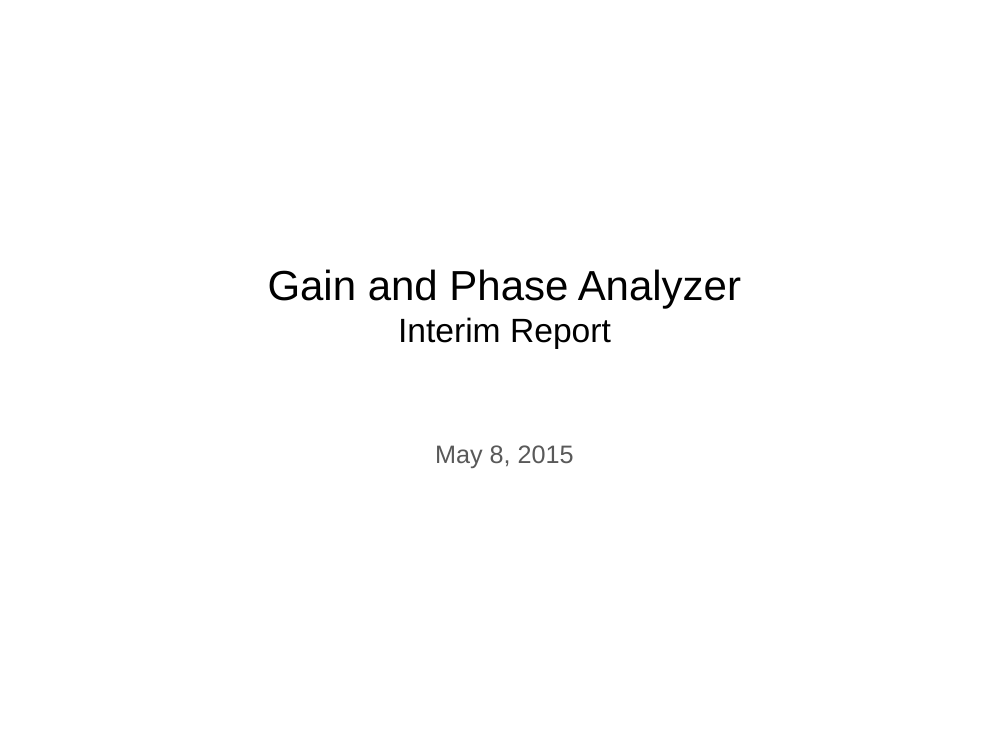
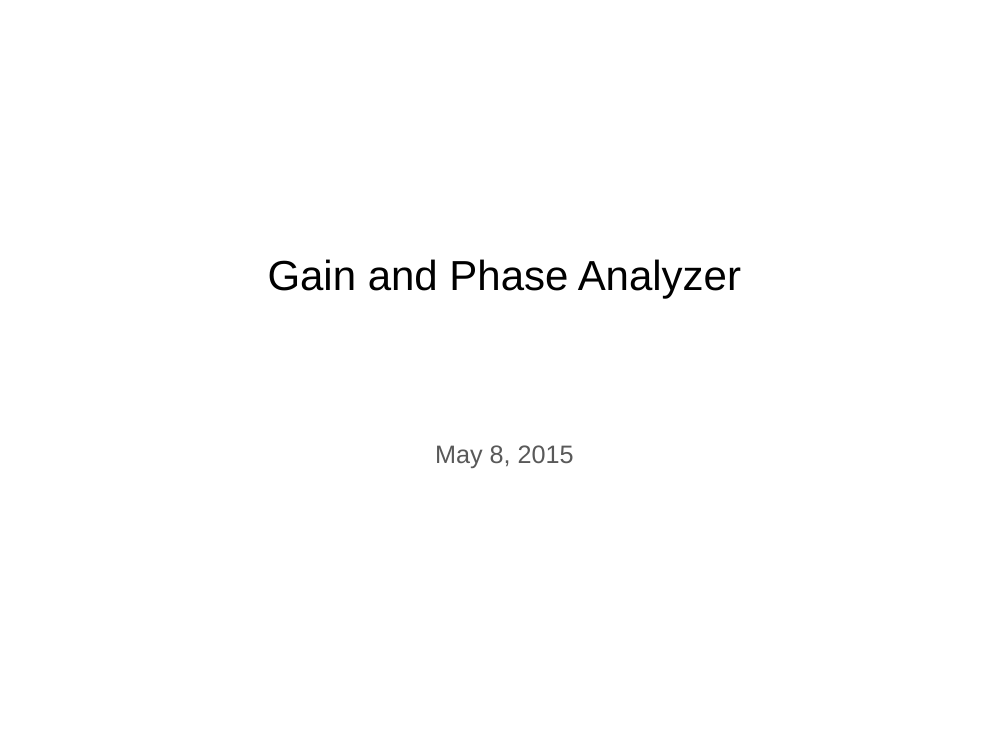
Before and after one commit to WCP52/docs, a slide deck: slide 1 of official/WCP52 Gain-Phase Final Presentation.pptx. Drawn at 1008x756 pixels with LibreOffice and Linux fonts; fonts in the diff are those of the drawing; background and template pictures are left out. Boxes give left, top, right and bottom in pixels: in the first picture for what was removed or moved away, otherwise in the second. Text is boxed around its words. In the diff, an @@ line names an element or a change of style, - is before the commit and + after.

Commit message:
Update style

```diff
--- a/official/WCP52 Gain-Phase Final Presentation.pptx
+++ b/official/WCP52 Gain-Phase Final Presentation.pptx
@@ title at [398,317,611,349]: paragraph removed @@
-Interim Report
```
Also in this commit, not shown: 6 other slides changed, 2 slides added, 1 slide removed.
